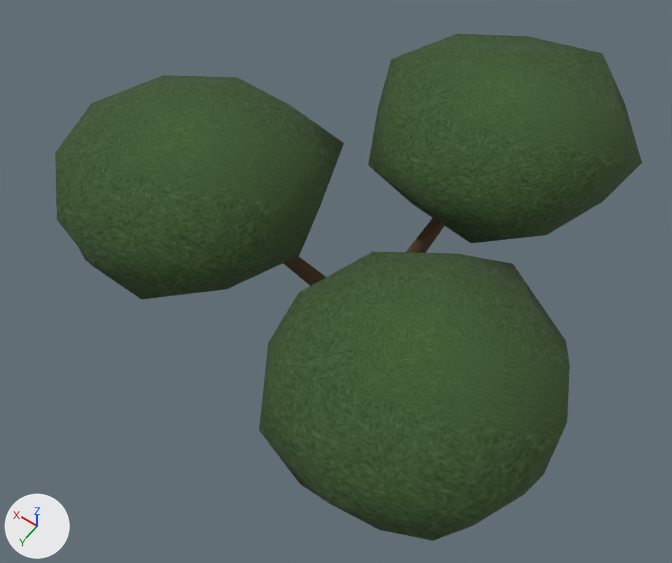
Before and after pictures for a commit that changed the glTF model prototype/assets/models/terrain/ambient_tree_21.glb.
Rendered twice from a 50 mm camera at (-4.14, 6.9, 13.49) aimed at (0.93, -0.19, 2.36). Lighting does not change. The marker at lower left points along +X, +Y and +Z. The picture after the commit comes second.

Names of what the first picture shows: 'ambient_tree_21'.
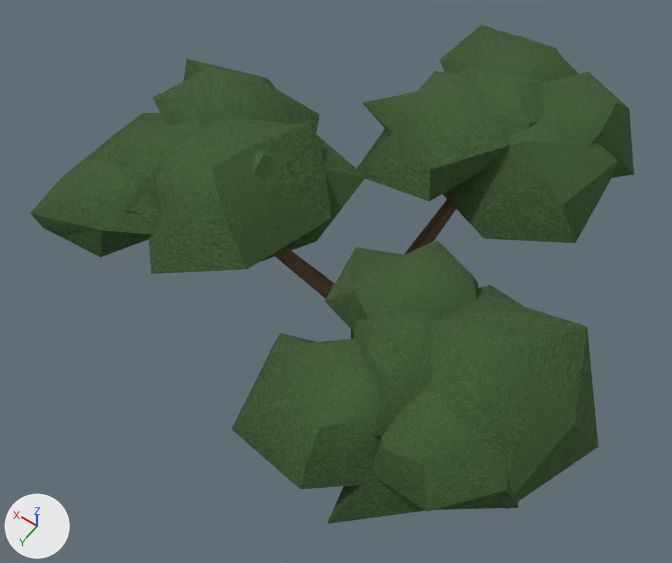
Location of each change, [x1, y1, x2, y2] in pixels of the pictures (672 x 563 px):
'ambient_tree_21', reshaped: before [55, 34, 642, 541]; after [30, 25, 634, 524]
part 1 of me_ambient_tree_21_mesh, rebuilt: before [55, 75, 344, 299]; after [87, 113, 206, 215]
part 2 of me_ambient_tree_21_mesh, rebuilt: before [259, 252, 570, 541]; after [424, 285, 598, 509]
part 3 of me_ambient_tree_21_mesh, rebuilt: before [368, 34, 642, 243]; after [357, 71, 510, 201]
part 4 of me_ambient_tree_21_mesh, added (green): after [30, 25, 634, 524]
part 5 of me_ambient_tree_21_mesh, surface changed: before [283, 218, 444, 286]; after [275, 200, 456, 339]

The change in detail:
me_ambient_tree_21_mesh is used by ob_ambient_tree_21; location (0.0, 0.0, 0.0).
me_ambient_tree_21_mesh had 168 vertices, 282 faces and spanned x -3.27..4.7, y -4.88..3.43, z 0.0..5.05.
me_ambient_tree_21_mesh now has 372 vertices, 642 faces and spans x -3.63..4.44, y -5.06..3.51, z 0.0..5.1.
me_ambient_tree_21_mesh part 1: the loose piece of 42 vertices spanning x 1.0..4.7, y -1.33..2.54, z 3.19..4.97 is rebuilt with 22 vertices and now spans x 1.44..4.07, y -0.66..1.84, z 3.84..4.88.
me_ambient_tree_21_mesh part 2: the loose piece of 42 vertices spanning x -3.27..0.27, y -0.67..3.43, z 3.24..5.05 is rebuilt with 22 vertices and now spans x -3.63..-0.75, y 0.03..2.84, z 3.95..5.1.
me_ambient_tree_21_mesh part 3: the loose piece of 42 vertices spanning x -2.15..1.73, y -4.88..-0.83, z 3.12..4.94 is rebuilt with 22 vertices and now spans x -0.79..1.74, y -3.78..-0.75, z 3.74..4.95.
Part 4, on me_ambient_tree_21_mesh:
264 vertices are added at x -3.27..4.44, y -5.06..3.51, z 3.69..5.1.
480 new faces join them, mat_ambient_tree_21_mat1.
me_ambient_tree_21_mesh part 5: 42 kept faces spanning x -1.62..2.88, y -2.77..1.62, z 0.0..4.03 get new texture (UV) coordinates.
